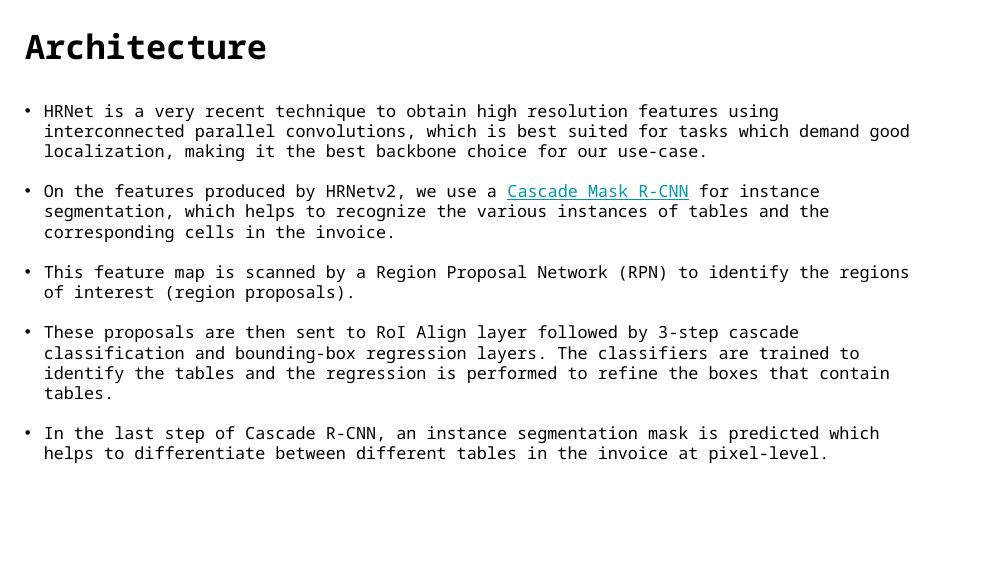
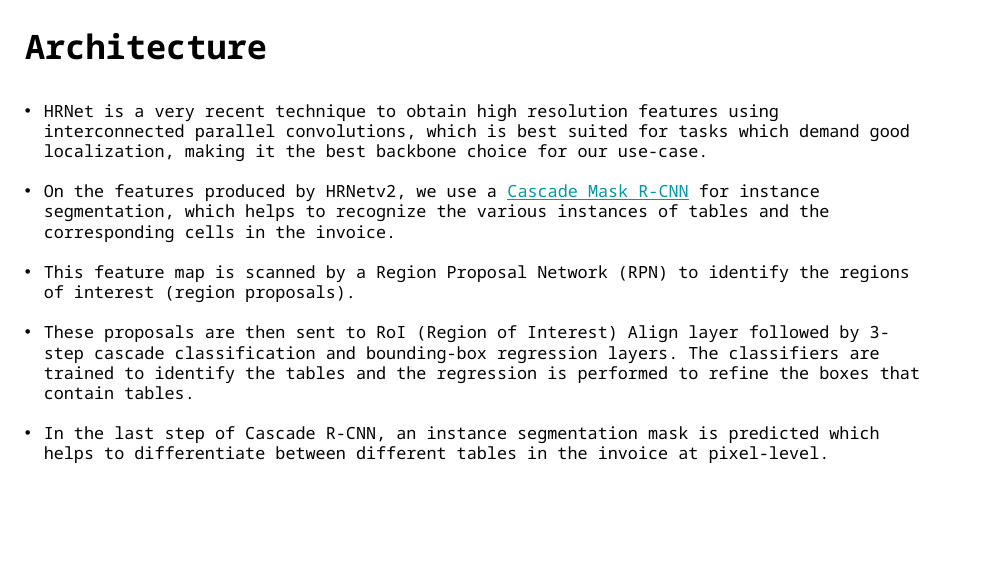
Before and after one commit to deepeshhada/flipkart-grid-table-extraction, a slide deck: slide 7 of Level 2/GRiD_ Electronic Invoicing using Image Processing_TwoAndAHalfMen_IISc.pptx. Drawn at 1008x567 pixels with LibreOffice and Linux fonts; fonts in the diff are those of the drawing; background and template pictures are left out. Boxes give left, top, right and bottom in pixels: in the first picture for what was removed or moved away, otherwise in the second. Text is boxed around its words. In the diff, an @@ line names an element or a change of style, - is before the commit and + after.

```diff
--- a/Level 2/GRiD_ Electronic Invoicing using Image Processing_TwoAndAHalfMen_IISc.pptx
+++ b/Level 2/GRiD_ Electronic Invoicing using Image Processing_TwoAndAHalfMen_IISc.pptx
@@ text at (44, 325, 920, 399): text changed @@
-• These proposals are then sent to RoI Align layer followed by 3-step cascade classification and bounding-box regression layers. The classifiers are trained to identify the tables and the regression is performed to refine the boxes that contain tables.
+• These proposals are then sent to RoI (Region of Interest) Align layer followed by 3-step cascade classification and bounding-box regression layers. The classifiers are trained to identify the tables and the regression is performed to refine the boxes that contain tables.
```
Also in this commit, not shown: 6 other slides changed.
